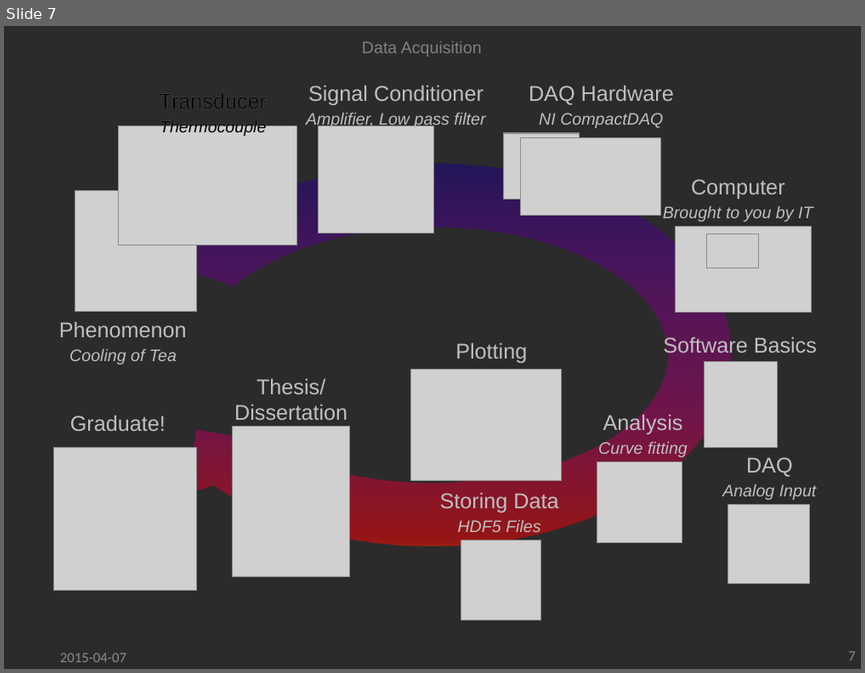
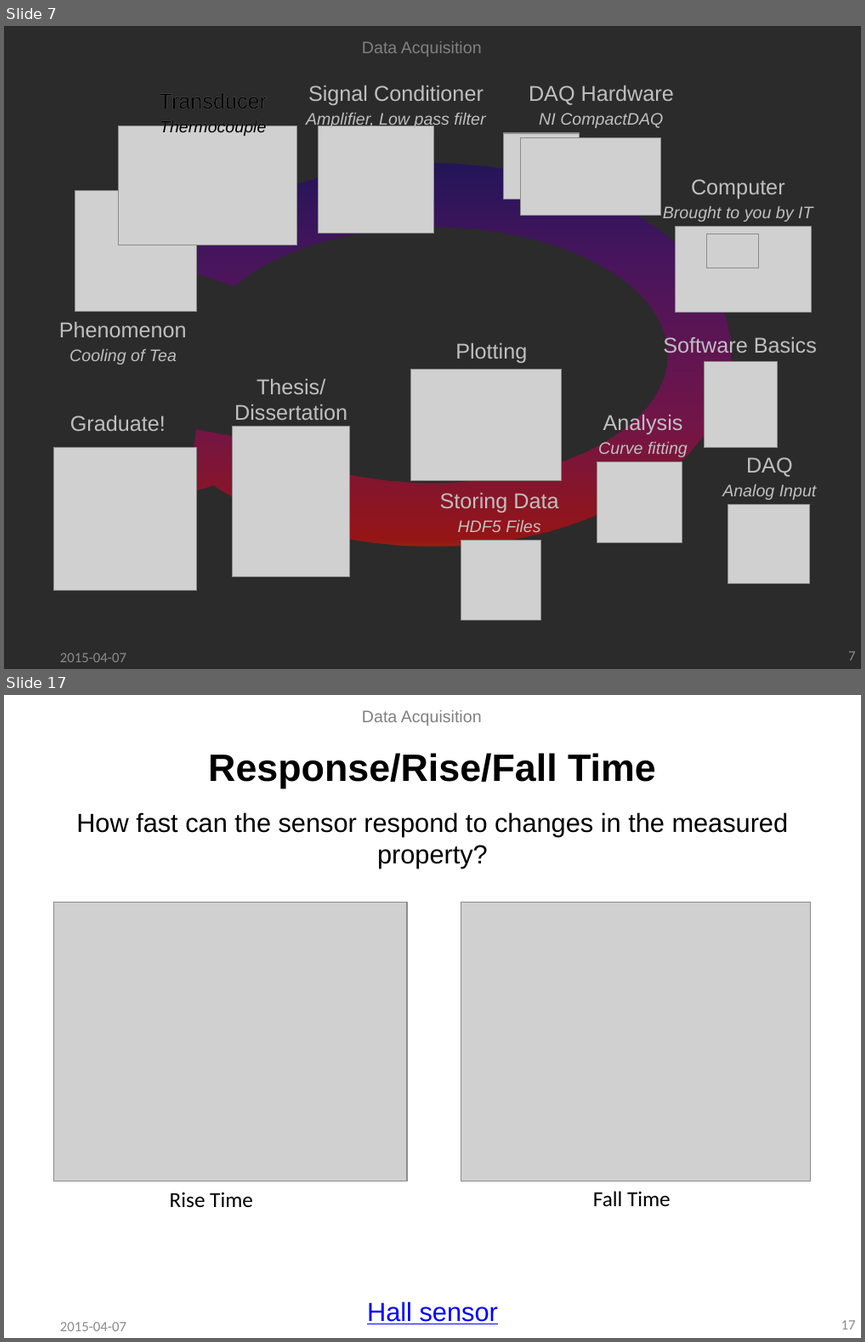
Before and after one commit to ddhanraj/ddhanraj, a slide deck: slides/DAQ.pptx. Shown one above the other, each under a label of ours: slide 7 before the commit, slides 7 and 17 after it; the slides between them are not shown. The pictures are 865x673 and 865x1342 pixels, drawn with LibreOffice and Linux fonts; fonts in the diff are those of the drawing; grey boxes stand for pictures; background and template pictures are left out; a plain dark background stands for a picture behind light text. Boxes give left, top, right and bottom in pixels: in the first picture for what was removed or moved away, otherwise in the second. Text is boxed around its words. In the diff, an @@ line names an element or a change of style, - is before the commit and + after.

```diff
--- a/slides/DAQ.pptx
+++ b/slides/DAQ.pptx
@@ slide 17 added at box(4, 695, 861, 1338), background picture (left out) @@
@@ text added at box(362, 710, 482, 726), 14 pt, text #808080 @@
+Data Acquisition
@@ title added at box(208, 753, 656, 789), 32 pt, text #000000, bold @@
+Response/Rise/Fall Time
@@ text added at box(76, 812, 789, 1324), 22 pt, text #000000 @@
+How fast can the sensor respond to changes in the measured property?
+Hall sensor
@@ picture added at box(53, 902, 407, 1181) @@
@@ picture added at box(460, 902, 810, 1181) @@
@@ text added at box(170, 1191, 253, 1208), 18 pt, text #000000 @@
+Rise Time
@@ text added at box(593, 1191, 670, 1206), 18 pt, text #000000 @@
+Fall Time
@@ text added at box(60, 1321, 126, 1331), 12 pt, text #8C8C8C @@
+2015-04-07
@@ page number added at box(841, 1320, 856, 1329), 12 pt, text #8C8C8C @@
+17
```
Also in this commit, not shown: 6 slides changed, 11 other slides added, 3 other files.
